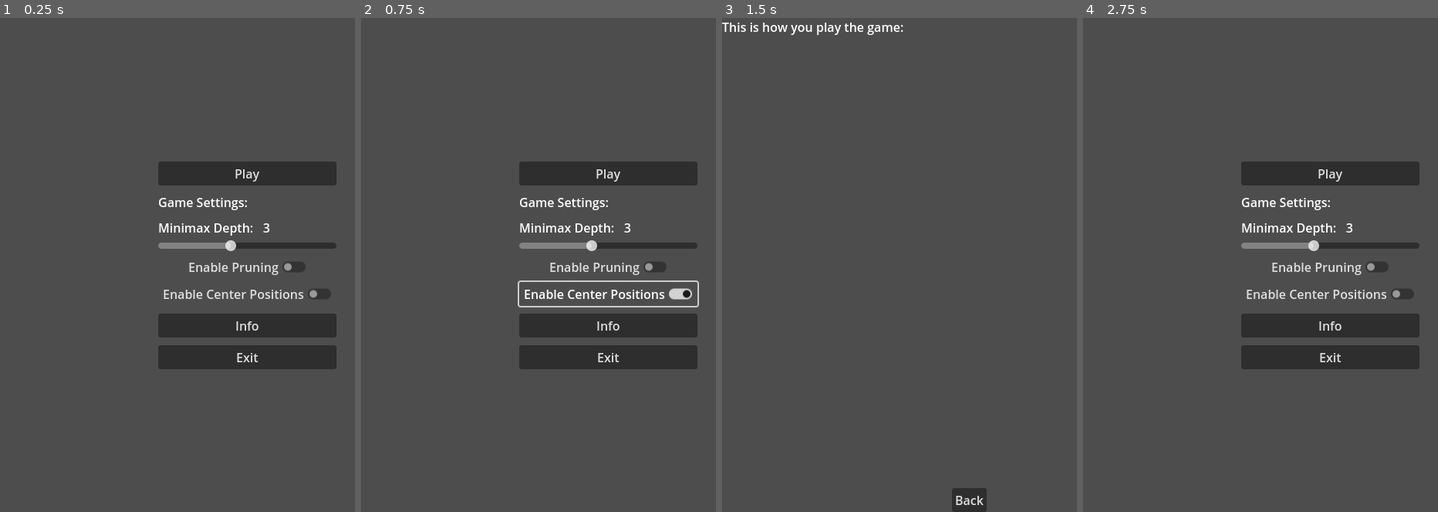
Above: before the commit, frames 1-4 (left to right).
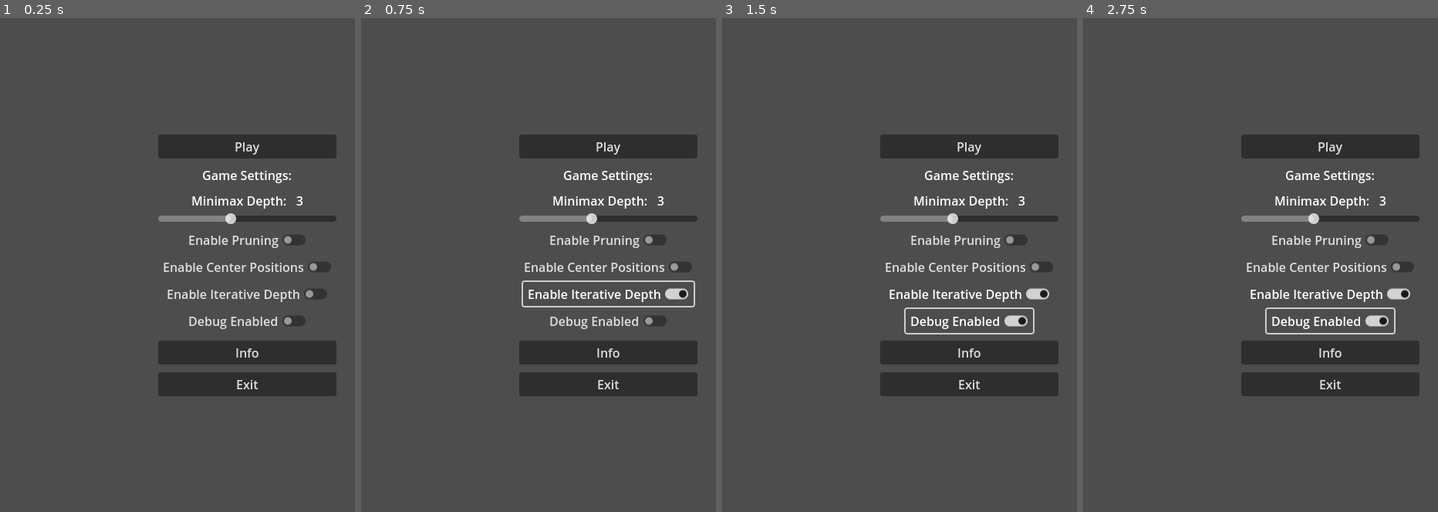
Above: after the commit, the same moments.

Repository: erkek2000/linukboard2d
Game: Godot game, scene res://scenes/menu.tscn
The game is run twice, just before and just after one commit, with the same random seed, the same clock (stepped at 60 frames per second) and the same inputs. The engine's default icon, where the game draws it, is replaced by a stand-in: a white triangle on a blue panel in a dark square.
Inputs (mouse positions are in pixels of both pictures, inside the frame that each line leads up to):
- Up to frame 1 (0.25 s): no input
- Up to frame 2 (0.75 s): click (609, 294) at 0.5 s, where only the run after the commit has a clickable "Enable Iterative Depth"
- Up to frame 3 (1.5 s): click (970, 319) at 1.25 s, where only the run after the commit has a clickable "Debug Enabled"
- Up to frame 4 (2.75 s): click (1331, 502) at 2 s, where only the run before the commit has a clickable "Back"

The runs differ from the first frame. In frame 1, 14% of the frame differs, in the area x 44-95%, y 23-77%; in frame 2, 14%; in frame 3, 11%; in frame 4, 14%.

Commit message:
Iterative Depth Update
- Added iterative depth.
- Added timer for debug and testing
- Added debug button on menu page
- Made minimax point calculation better: now earlier victories (bigger depth) return more points, making the ai decision towards mate in 2 rather than mate in 3. As well as avoiding absolute defeat by preferring mate in 2 (highly probable defeat.)

Diff:
--- a/scenes/menu.tscn
+++ b/scenes/menu.tscn
@@ -30,6 +30,7 @@
 
 [node name="GameSettingsLabel" type="Label" parent="VBoxContainer"]
 layout_mode = 2
+size_flags_horizontal = 4
 text = "Game Settings:"
 
 [node name="WaitTimeLabel" type="Label" parent="VBoxContainer"]
@@ -46,6 +47,7 @@
 
 [node name="MinimaxDepthLabel" type="Label" parent="VBoxContainer/VBoxContainer"]
 layout_mode = 2
+size_flags_horizontal = 4
 text = "Minimax Depth:   3"
 
 [node name="MinimaxDepthSlider" type="HSlider" parent="VBoxContainer/VBoxContainer"]
@@ -63,7 +65,21 @@
 
 [node name="CenterPositionsCheckButton" type="CheckButton" parent="VBoxContainer/VBoxContainer"]
 layout_mode = 2
+size_flags_horizontal = 4
+size_flags_vertical = 4
 text = "Enable Center Positions"
+
+[node name="IterativeDepthCheckButton" type="CheckButton" parent="VBoxContainer/VBoxContainer"]
+layout_mode = 2
+size_flags_horizontal = 4
+size_flags_vertical = 4
+text = "Enable Iterative Depth"
+
+[node name="DebugCheckButton" type="CheckButton" parent="VBoxContainer/VBoxContainer"]
+layout_mode = 2
+size_flags_horizontal = 4
+size_flags_vertical = 4
+text = "Debug Enabled"
 
 [node name="InfoButton" type="Button" parent="VBoxContainer"]
 layout_mode = 2
@@ -77,5 +93,7 @@
 [connection signal="value_changed" from="VBoxContainer/VBoxContainer/MinimaxDepthSlider" to="." method="_on_minimax_depth_slider_value_changed"]
 [connection signal="toggled" from="VBoxContainer/VBoxContainer/PruningCheckBox" to="." method="_on_pruning_check_button_toggled"]
 [connection signal="toggled" from="VBoxContainer/VBoxContainer/CenterPositionsCheckButton" to="." method="_on_center_positions_check_button_toggled"]
+[connection signal="toggled" from="VBoxContainer/VBoxContainer/IterativeDepthCheckButton" to="." method="_on_iterative_depth_check_button_toggled"]
+[connection signal="toggled" from="VBoxContainer/VBoxContainer/DebugCheckButton" to="." method="_on_debug_check_button_toggled"]
 [connection signal="pressed" from="VBoxContainer/InfoButton" to="." method="_on_info_button_pressed"]
 [connection signal="pressed" from="VBoxContainer/ExitButton" to="." method="_on_exit_button_pressed"]
--- a/scripts/game.gd
+++ b/scripts/game.gd
@@ -108,7 +108,7 @@
 			print ("First Turn is ", Turn)
 		toggle_buttons(Board_Maker, true)
 	elif first_turn == 0:
-		Board_Maker.turn_label.text = "AI is playing..."
+		Board_Maker.turn_label.text = "AI is thinking..."
 		await get_tree().create_timer(0.1).timeout
 		Turn = "AI Turn"
 		if GameData.DEBUG:
@@ -272,7 +272,7 @@
 
 	# Terminal conditions: depth reached or victory detected
 	if depth == 0 or check_victory(ai_pos, player_pos, board, maximizing_player) != 0:
-		var eval: int = calculate_minimax_points(ai_pos, player_pos, board, maximizing_player)
+		var eval: int = calculate_minimax_points(ai_pos, player_pos, board, maximizing_player, depth)
 		result.eval = eval
 		return result
 
@@ -324,9 +324,9 @@
 						break
 			elif move_result.completed > 0:
 				# May call minimax depth 0 instead:
-				var victory : int = check_victory(move_result.move, player_pos, move_result.board, maximizing_player)
-				if victory == 2:
-					result.eval = 100000
+				var win : int = check_victory(move_result.move, player_pos, move_result.board, maximizing_player)
+				if win == 2:
+					result.eval = (100000 + (10*depth))
 					result.move = move_result.move
 					if move_result.completed == 2:
 						result.block1 = move_result.block1
@@ -390,9 +390,9 @@
 							print("Pruning in Player with eval ", eval_result.eval, " beta is ", beta, " alpha is ", alpha)
 						break
 			elif move_result.completed > 0:
-				var victory : int = check_victory(ai_pos, move_result.move, move_result.board, maximizing_player)
-				if victory == 1:
-					result.eval = -100000
+				var win : int = check_victory(ai_pos, move_result.move, move_result.board, maximizing_player)
+				if win == 1:
+					result.eval = (-100000 - (10*depth))
 					result.move = move_result.move
 					if move_result.completed == 2:
 						result.block1 = move_result.block1
@@ -413,17 +413,17 @@
 
 
 # 1 for player, 2 for ai
-func calculate_minimax_points(ai_pos: Vector2i, player_pos: Vector2i, board: Array, maximizing_player: bool) -> int:
+func calculate_minimax_points(ai_pos: Vector2i, player_pos: Vector2i, board: Array, maximizing_player: bool, depth: int) -> int:
 	# returns the difference between self position (max_pos) and player position (min_pos)
 	# Calculated by the amount of free blocks around each player.
 	if check_victory(ai_pos, player_pos, board, maximizing_player) == 1:
 		if GameData.DEBUG:
 			print("Victory for Player detected in eval")
-		return -100000
+		return (-100000 - (10*depth))
 	elif check_victory(ai_pos, player_pos, board, maximizing_player) == 2:
 		if GameData.DEBUG:
 			print("Victory for AI detected in eval")
-		return 100000
+		return (100000 + (10*depth))
 
 
 	var self_mobility: int = calculate_position(ai_pos.x, ai_pos.y, board)
@@ -457,7 +457,7 @@
 		else:
 			Turn_Number += 1
 			Turn = "AI Turn"
-			Board_Maker.turn_label.text = "AI is playing..."
+			Board_Maker.turn_label.text = "AI is thinking..."
 			toggle_buttons(Board_Maker, false)
 			await get_tree().create_timer(0.1).timeout
 			ai_play()
@@ -542,10 +542,44 @@
 	# Make defeat pop up visible
 	Board_Maker.turn_label.text = "YOU LOST"
 
+
+func pseudo_iterative_depth():
+
+	GameData.MINIMAX_DEPTH = 3 # Max depth with a feasible wait time
+
+	var player_mobility: int = calculate_position(Player_Pos.x, Player_Pos.y, Board)
+	var ai_mobility: int = calculate_position(AI_Pos.x, AI_Pos.y, Board)
+
+	if Turn_Number < 3: # Early game
+		GameData.MINIMAX_DEPTH = 2
+	if ai_mobility <= 3 or player_mobility <= 3: # Late game
+		GameData.MINIMAX_DEPTH = 5
+	#print ("iterative depth is ", GameData.MINIMAX_DEPTH)
+
+
+
 func ai_play():
+	# Changes minimax depth based on board state and turn number
+	if GameData.ITERATIVE_DEPTH:
+		pseudo_iterative_depth()
+
+	# START TIMER
+	var timer = Timer.new()
+	var start_time = Time.get_ticks_msec()
+	# Start the timer
+	add_child(timer)
+	timer.start()
+
 	# Get best move using minimax
 	var result : MinimaxResult = MinimaxResult.new()
 	result = minimax(Board, AI_Pos, Player_Pos, GameData.MINIMAX_DEPTH, -9223372036854775800, 9223372036854775800, true)
+
+	# GET ELAPSED TIME:
+	timer.stop()
+	var time_elapsed = (Time.get_ticks_msec() - start_time) / 1000.0  # in seconds
+	print("minimax took: ", time_elapsed, " seconds with depth ", GameData.MINIMAX_DEPTH)
+	timer.queue_free()  # Clean up the timer node
+
 	var best_move = result.move
 	var best_block1 = result.block1
 	var best_block2 = result.block2
@@ -557,6 +591,7 @@
 	# Move AI piece
 	move_icon(Board_Maker.get_node(ai_pos_string), Board_Maker.get_node(best_move_string), best_move)
 	move_AI(best_move)
+
 
 	match check_victory(AI_Pos, Player_Pos, Board, true):
 		1:
--- a/scripts/game_data.gd
+++ b/scripts/game_data.gd
@@ -4,6 +4,7 @@
 @export var PRUNING: bool = false
 @export var CENTER_POS: bool = false
 @export var DEBUG: bool = false
+@export var ITERATIVE_DEPTH: bool = false
 
 # Called when the node enters the scene tree for the first time.
 func _ready() -> void:
--- a/scripts/menu.gd
+++ b/scripts/menu.gd
@@ -28,6 +28,14 @@
 		$VBoxContainer/WaitTimeLabel.visible = false
 
 
+func _on_iterative_depth_check_button_toggled(toggled_on: bool) -> void:
+	GameData.ITERATIVE_DEPTH = toggled_on
+
+
+func _on_debug_check_button_toggled(toggled_on: bool) -> void:
+	GameData.DEBUG = toggled_on
+
+
 func _on_minimax_depth_slider_value_changed(value: int) -> void:
 	$VBoxContainer/VBoxContainer/MinimaxDepthLabel.text = "Minimax Depth: " + str(value)
 	GameData.MINIMAX_DEPTH = value
